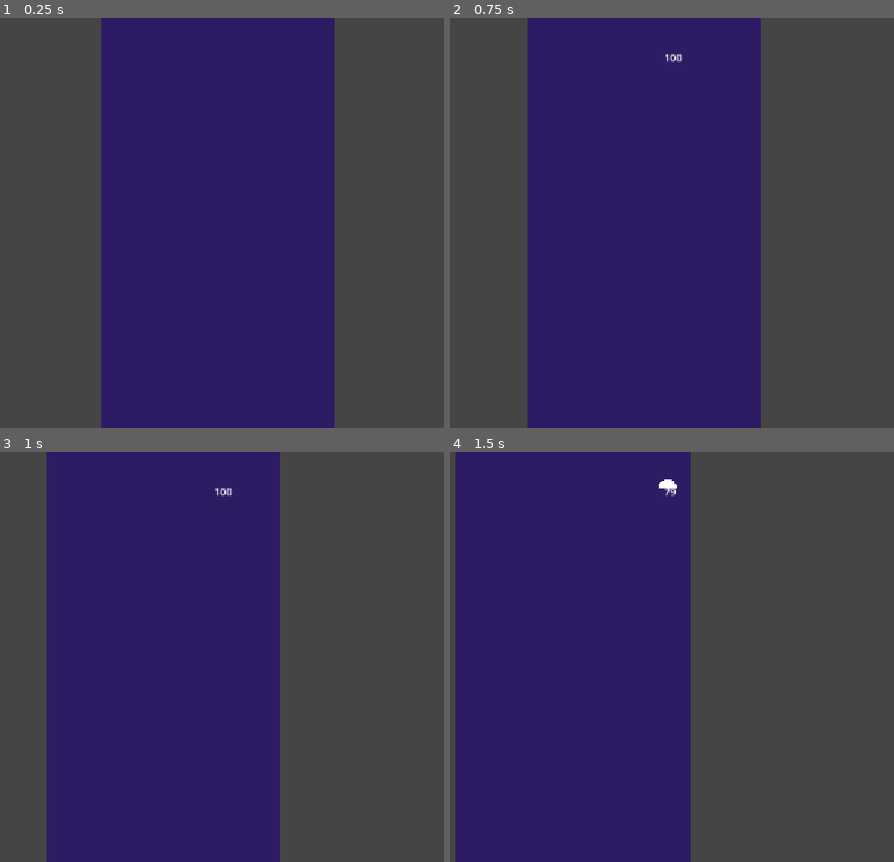
Above: before the commit, frames 1-4 (two rows, left to right).
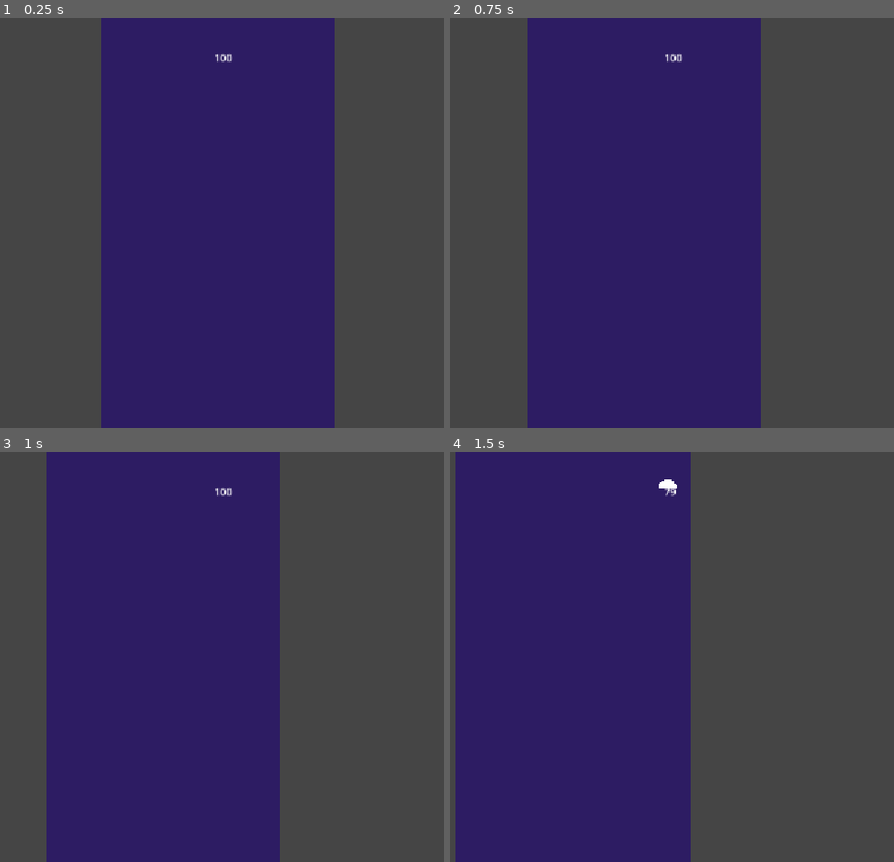
Above: after the commit, the same moments.

Repository: crissoll/Fail-Safe-Game-Jam
Game: Godot game, scene res://scenes/levels/basic_level.tscn
Same seed, same stepped clock (60 frames per second), same inputs: the game is played once before the commit and once after it.
Inputs:
- Up to frame 1 (0.25 s): no input
- Up to frame 2 (0.75 s): tap Enter (reset_level) at 0.5 s; hold D (right) from 0.53 s (still down); tap Space (switch_dimension) at 0.6 s
- Up to frame 3 (1 s): keep holding D (right)
- Up to frame 4 (1.5 s): release D (right) at 1.28 s; hold Up (slow_down) from 1.28 s (still down); tap Space (switch_dimension) at 1.35 s

The runs differ from the first frame. In frame 1, less than 0.1% of the frame differs, in the area x 48-53%, y 8-11%; in frame 2, nothing differs; in frame 3, nothing differs; in frame 4, nothing differs.

Commit message:
created "MoveComponents" group to reset positions

Diff:
--- a/first-prototype----dropper-/project.godot
+++ b/first-prototype----dropper-/project.godot
@@ -23,6 +23,11 @@
 
 window/stretch/mode="canvas_items"
 window/stretch/aspect="expand"
+
+[global_group]
+
+Jellyfish=""
+MoveComponents=""
 
 [input]
 
--- a/first-prototype----dropper-/scenes/levels/basic_level.tscn
+++ b/first-prototype----dropper-/scenes/levels/basic_level.tscn
@@ -26,16 +26,15 @@
 
 [node name="CanvasLayer" parent="." unique_id=1674361281 instance=ExtResource("1_1ak8g")]
 
+[node name="player" parent="." unique_id=440862904 instance=ExtResource("1_m3wy8")]
+position = Vector2(149, 33)
+gravity_scale = 0.0
+camera_change_speed = 600.0
+
 [node name="EmptyLevel" parent="." unique_id=2117120648 node_paths=PackedStringArray("player") instance=ExtResource("3_56njm")]
 width = 372.615
 height = 1290.0
 player = NodePath("../player")
-
-[node name="player" parent="." unique_id=440862904 instance=ExtResource("1_m3wy8")]
-position = Vector2(149, 33)
-gravity_scale = 0.0
-brake_strength = 10000.0
-camera_change_speed = 600.0
 
 [node name="FixedObstacles" type="TileMapLayer" parent="." unique_id=1618841191]
 tile_map_data = PackedByteArray("AAABAA8AAQAAAAAAAgD+/x8AAQAAAAAAAgD7/xsAAAAAAAAAAQD8/xsAAAAAAAAAAQD8/xoAAAAAAAAAAQD9/x …(1008 unchanged characters)…
--- a/first-prototype----dropper-/scripts/classes/move_component.gd
+++ b/first-prototype----dropper-/scripts/classes/move_component.gd
@@ -3,6 +3,7 @@
 
 @export var target : Node2D
 @export var speed: float = 100.0
+@export var start_moving_on_load := true
 
 var start_position: Vector2
 var target_position : Vector2
@@ -29,8 +30,15 @@
 		set_physics_process(false)
 		return
 	target_position = target.global_position
+	add_to_group(&"MoveComponents")
+
+	moving = start_moving_on_load
+
 	cur_target_position = target_position
 	path_len = target_position.distance_squared_to(start_position)
+
+func set_motion(value:bool) -> void:
+	moving = value
 
 func is_path_ended() -> bool:
 	var progress: float;
@@ -57,3 +65,8 @@
 	)
 	if is_path_ended():
 		change_direction()
+
+func reset() -> void:
+	parent.global_position = start_position
+	moving = start_moving_on_load
+	cur_target_position = target_position
--- a/first-prototype----dropper-/scripts/classes/player/player.gd
+++ b/first-prototype----dropper-/scripts/classes/player/player.gd
@@ -128,3 +128,4 @@
 		spirit_comp.reset(self)
 
 	get_tree().call_group("Jellyfish", "reset_jellyfish")
+	get_tree().call_group(&"MoveComponents", "reset")
